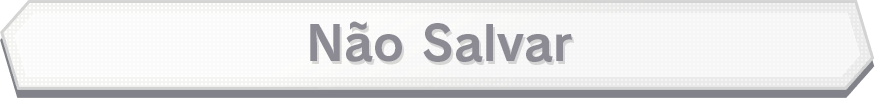
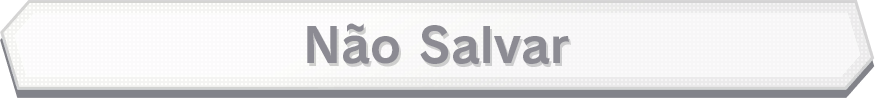
The second (875, 98) image is a revision of the first. Changes to its layers:
added layer "Não Salvar V2 Centralizado" above "Não Salvar" over [307, 23, 569, 64]
hid "Não Salvar" over [310, 21, 572, 62]
